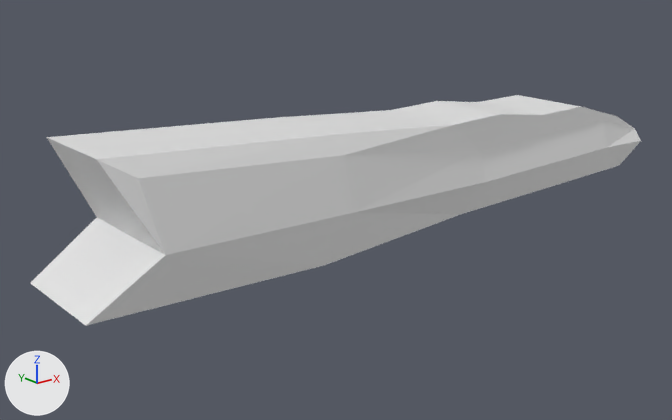
Two versions of the OBJ model resources/enemy/RightDownArm.obj, one commit apart.
Camera for both pictures: a camera (50 mm lens) standing at (0.398, -0.99, 3.133) and looking at (1.053, -0.171, 2.805). The axes (+X, +Y, +Z) are drawn at lower left. The lights are the same throughout. Where no turn or scale is listed for an object, it has been applied to the vertices.

Objects in the first picture: '立方体.001'.
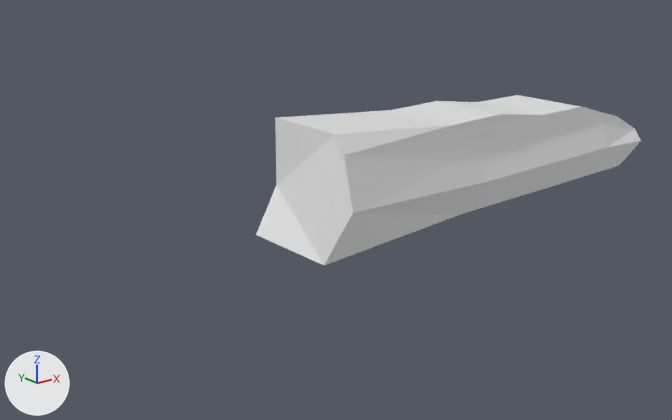
The newer file is also turned or shifted as a whole; pictures and numbers use the older file's frame.

What differs and where, as boxes (x1, y1, x2, y2) in the pictures (672 x 420 px):
'立方体.001', reshaped (37% narrower, 26% shorter): before (30, 95, 641, 326); after (256, 95, 641, 265)
part 1 of me_立方体_001, cut back: before (30, 118, 353, 326); after (256, 118, 353, 265)

The edits, one by one:
me_立方体_001 is used by ob_立方体_001; location (0.0, 0.0, 0.0).
me_立方体_001 had 56 vertices, 108 faces and spanned x 0.698..1.539, y -0.274..-0.131, z 2.782..2.932.
me_立方体_001 now has 48 vertices, 92 faces and spans x 0.966..1.539, y -0.271..-0.131, z 2.782..2.917.
Part 1, on me_立方体_001:
8 vertices are removed from x 0.698..0.773, y -0.274..-0.131, z 2.789..2.932.
22 faces are deleted.
6 new faces join them.
